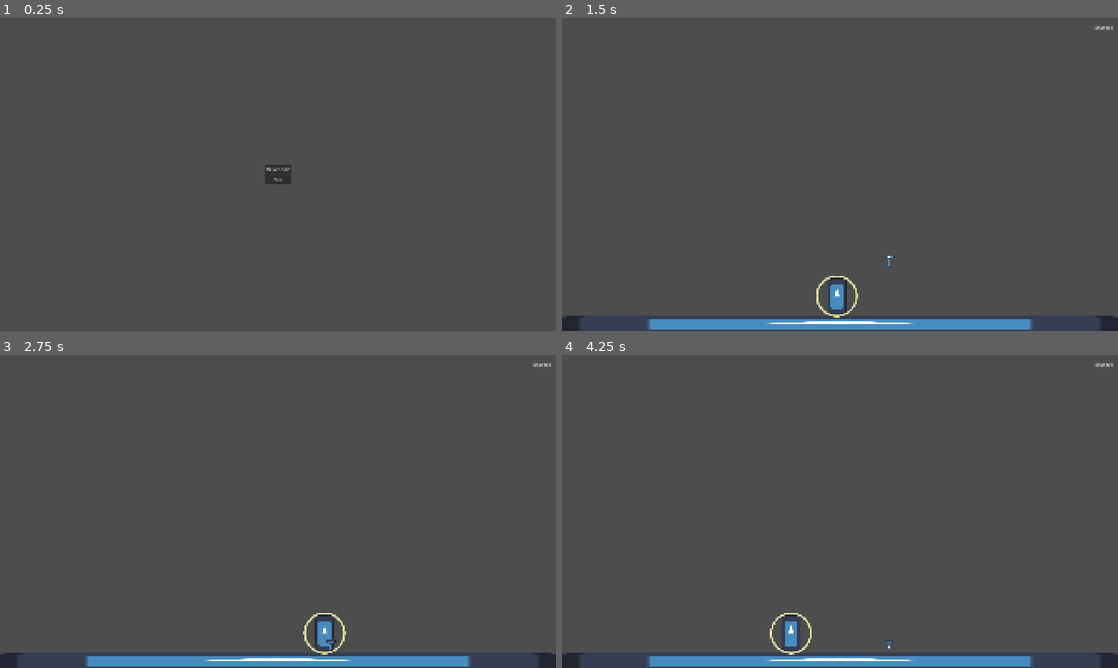
Above: before the commit, frames 1-4 (two rows, left to right).
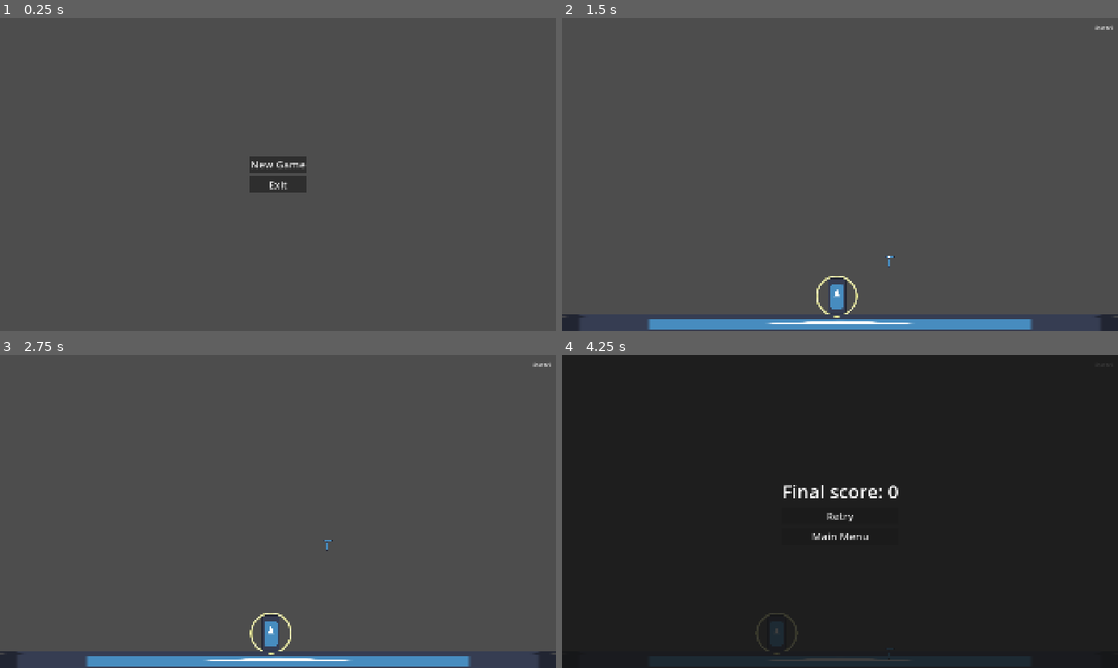
Above: after the commit, the same moments.

Repository: ozyr501/hammer-clown
Game: Godot game, scene res://scenes/main_menu/MainMenu.tscn
The game is run twice, just before and just after one commit, with the same random seed, the same clock (stepped at 60 frames per second) and the same inputs. The engine's default icon, where the game draws it, is replaced by a stand-in: a white triangle on a blue panel in a dark square.
Inputs (mouse positions are in pixels of both pictures, inside the frame that each line leads up to):
- Up to frame 1 (0.25 s): no input
- Up to frame 2 (1.5 s): click "New Game" at 0.5 s; tap Enter at 1.25 s; move the mouse to (867, 174) at 1.27 s; hold D (move_right) from 1.28 s (still down); click (867, 174) at 1.42 s
- Up to frame 3 (2.75 s): release D (move_right) at 2 s; click (278, 514) at 2 s, where only the run after the commit has a clickable "Retry"
- Up to frame 4 (4.25 s): tap R (reset) at 2.75 s; move the mouse to (812, 511) at 2.77 s; hold A (move_left) 2.78-3.53 s; click (812, 511) at 2.92 s; move the mouse to (851, 505) at 3.52 s; hold D (move_right) from 3.53 s (still down); click (851, 505) at 3.67 s

The runs differ from the first frame. In frame 1, 0.9% of the frame differs, in the area x 44-56%, y 44-56%; in frame 2, less than 0.1%; in frame 3, 0.9%; in frame 4, 100%, in the area x 0-100%, y 0-100%.

Commit message:
Small Tweeks
Add walls, death screen and other small tweaks

Diff:
--- /dev/null
+++ b/materials/MenuButtonMaterial.tres
@@ -0,0 +1,4 @@
+[gd_resource type="Theme" format=3 uid="uid://dhatq1k57h6e2"]
+
+[resource]
+default_font_size = 36
--- /dev/null
+++ b/materials/wall_material.tres
@@ -0,0 +1,4 @@
+[gd_resource type="PhysicsMaterial" format=3 uid="uid://cgxps2n8fgf76"]
+
+[resource]
+bounce = 0.8
--- a/scenes/level_1/Level1.tscn
+++ b/scenes/level_1/Level1.tscn
@@ -3,10 +3,18 @@
 [ext_resource type="Script" uid="uid://dbxlo7u5y7rr4" path="res://scenes/level_1/level_1.gd" id="1_0xxql"]
 [ext_resource type="Texture2D" uid="uid://b4jn3qm4a1yiq" path="res://icon.svg" id="1_a8rhv"]
 [ext_resource type="Script" uid="uid://ce50voeolrnc" path="res://scenes/level_1/main_character.gd" id="2_ff1sk"]
+[ext_resource type="PhysicsMaterial" uid="uid://cgxps2n8fgf76" path="res://materials/wall_material.tres" id="3_cpaln"]
 [ext_resource type="Script" uid="uid://dn5jpe5n8dpp5" path="res://scenes/level_1/juggleable_body.gd" id="3_juggleable"]
 [ext_resource type="Texture2D" uid="uid://t0ve1s2r08sd" path="res://halo.png" id="4_g8mao"]
+[ext_resource type="Theme" uid="uid://dhatq1k57h6e2" path="res://materials/MenuButtonMaterial.tres" id="7_pfovo"]
 
 [sub_resource type="WorldBoundaryShape2D" id="WorldBoundaryShape2D_0pk7q"]
+
+[sub_resource type="WorldBoundaryShape2D" id="WorldBoundaryShape2D_c6ncp"]
+normal = Vector2(1, 0)
+
+[sub_resource type="WorldBoundaryShape2D" id="WorldBoundaryShape2D_0lcih"]
+normal = Vector2(-1, 0)
 
 [sub_resource type="RectangleShape2D" id="RectangleShape2D_0pk7q"]
 size = Vector2(64, 128)
@@ -17,13 +25,13 @@
 [sub_resource type="WorldBoundaryShape2D" id="WorldBoundaryShape2D_xrb6a"]
 normal = Vector2(0, 1)
 
+[sub_resource type="WorldBoundaryShape2D" id="WorldBoundaryShape2D_pfovo"]
+
 [node name="Level1" type="Node2D" unique_id=1729192901]
 script = ExtResource("1_0xxql")
 
 [node name="Floor" type="StaticBody2D" parent="." unique_id=1235508004]
 position = Vector2(936, 1024)
-collision_layer = 3
-collision_mask = 3
 
 [node name="FloorColider" type="CollisionShape2D" parent="Floor" unique_id=1569185143]
 shape = SubResource("WorldBoundaryShape2D_0pk7q")
@@ -32,6 +40,23 @@
 position = Vector2(23.99992, 32)
 scale = Vector2(15, 0.47070304)
 texture = ExtResource("1_a8rhv")
+
+[node name="LeftWall" type="StaticBody2D" parent="." unique_id=1288827352]
+collision_layer = 3
+collision_mask = 3
+physics_material_override = ExtResource("3_cpaln")
+
+[node name="CollisionShape2D" type="CollisionShape2D" parent="LeftWall" unique_id=63262721]
+shape = SubResource("WorldBoundaryShape2D_c6ncp")
+
+[node name="RightWall" type="StaticBody2D" parent="." unique_id=233634442]
+position = Vector2(1920, 0)
+collision_layer = 3
+collision_mask = 3
+physics_material_override = ExtResource("3_cpaln")
+
+[node name="CollisionShape2D" type="CollisionShape2D" parent="RightWall" unique_id=1639231167]
+shape = SubResource("WorldBoundaryShape2D_0lcih")
 
 [node name="MainCharacter" type="CharacterBody2D" parent="." unique_id=1451177610]
 position = Vector2(936, 952)
@@ -87,9 +112,22 @@
 scale = Vector2(15, 0.031250004)
 texture = ExtResource("1_a8rhv")
 
-[node name="CanvasLayer" type="CanvasLayer" parent="." unique_id=872330944]
+[node name="LosingArea" type="Area2D" parent="." unique_id=514017580]
+position = Vector2(952, 1026)
+collision_layer = 2
+collision_mask = 2
 
-[node name="MarginContainer" type="MarginContainer" parent="CanvasLayer" unique_id=1351215836]
+[node name="CollisionShape2D" type="CollisionShape2D" parent="LosingArea" unique_id=1067567324]
+shape = SubResource("WorldBoundaryShape2D_pfovo")
+
+[node name="Sprite2D" type="Sprite2D" parent="LosingArea" unique_id=1849876194]
+position = Vector2(8.000023, -2)
+scale = Vector2(15, 0.031250004)
+texture = ExtResource("1_a8rhv")
+
+[node name="UI" type="CanvasLayer" parent="." unique_id=872330944]
+
+[node name="MarginContainer" type="MarginContainer" parent="UI" unique_id=1351215836]
 anchors_preset = 15
 anchor_right = 1.0
 anchor_bottom = 1.0
@@ -101,10 +139,58 @@
 theme_override_constants/margin_right = 20
 theme_override_constants/margin_bottom = 20
 
-[node name="Label" type="Label" parent="CanvasLayer/MarginContainer" unique_id=1600241787]
+[node name="ScoreLabel" type="Label" parent="UI/MarginContainer" unique_id=1600241787]
 layout_mode = 2
 size_flags_horizontal = 8
 size_flags_vertical = 0
 text = "Score: 0"
 
+[node name="GameOverScreen" type="CanvasLayer" parent="." unique_id=92492034]
+visible = false
+
+[node name="ColorRect" type="ColorRect" parent="GameOverScreen" unique_id=1745734401]
+anchors_preset = 15
+anchor_right = 1.0
+anchor_bottom = 1.0
+grow_horizontal = 2
+grow_vertical = 2
+color = Color(0.078431375, 0.078431375, 0.078431375, 0.81960785)
+
+[node name="MarginContainer" type="MarginContainer" parent="GameOverScreen" unique_id=549526114]
+anchors_preset = 15
+anchor_right = 1.0
+anchor_bottom = 1.0
+offset_right = 3.0
+grow_horizontal = 2
+grow_vertical = 2
+theme_override_constants/margin_left = 20
+theme_override_constants/margin_top = 20
+theme_override_constants/margin_right = 20
+theme_override_constants/margin_bottom = 20
+
+[node name="VBoxContainer" type="VBoxContainer" parent="GameOverScreen/MarginContainer" unique_id=852555294]
+layout_mode = 2
+size_flags_horizontal = 4
+size_flags_vertical = 4
+theme_override_constants/separation = 12
+
+[node name="FinalScoreLabel" type="Label" parent="GameOverScreen/MarginContainer/VBoxContainer" unique_id=1425757191]
+layout_mode = 2
+size_flags_horizontal = 4
+theme_override_font_sizes/font_size = 64
+text = "Final score: 0"
+
+[node name="Retry" type="Button" parent="GameOverScreen/MarginContainer/VBoxContainer" unique_id=1938425140]
+layout_mode = 2
+theme = ExtResource("7_pfovo")
+text = "Retry"
+
+[node name="Main Menu" type="Button" parent="GameOverScreen/MarginContainer/VBoxContainer" unique_id=811173135]
+layout_mode = 2
+theme = ExtResource("7_pfovo")
+text = "Main Menu"
+
 [connection signal="body_entered" from="ScoringArea" to="." method="_on_scoring_area_body_entered"]
+[connection signal="body_entered" from="LosingArea" to="." method="_on_losing_area_body_entered"]
+[connection signal="pressed" from="GameOverScreen/MarginContainer/VBoxContainer/Retry" to="." method="_on_retry_pressed"]
+[connection signal="pressed" from="GameOverScreen/MarginContainer/VBoxContainer/Main Menu" to="." method="_on_main_menu_pressed"]
--- a/scenes/level_1/level_1.gd
+++ b/scenes/level_1/level_1.gd
@@ -1,7 +1,12 @@
 extends Node2D
 
 @onready var scoring_area: Area2D = $ScoringArea
-@onready var label: Label = $CanvasLayer/MarginContainer/Label
+@onready var label: Label = $UI/MarginContainer/ScoreLabel
+
+@onready var game_over_screen: CanvasLayer = $GameOverScreen
+@onready var final_score_label: Label = $GameOverScreen/MarginContainer/VBoxContainer/FinalScoreLabel
+
+@onready var main_character: CharacterBody2D = $MainCharacter
 
 var score : int = 0
 
@@ -18,6 +23,7 @@
 
 func _exit_tree() -> void:
 	Input.mouse_mode = Input.MOUSE_MODE_VISIBLE
+	PhysicsServer2D.set_active(true)
 
 
 
@@ -26,8 +32,19 @@
 		score += 1
 		label.text = "Score: " + str(score)
 
-func _on_loosing_area_body_entered(body: Node2D) -> void:
-	pass
+func _on_losing_area_body_entered(body: Node2D) -> void:
+	PhysicsServer2D.set_active(false)
+	main_character.process_mode = Node.PROCESS_MODE_DISABLED
 
-func _on_losing_area_body_entered(body: Node2D) -> void:
-	pass # Replace with function body.
+	final_score_label.text = "Final score: " + str(score)
+	Input.mouse_mode = Input.MOUSE_MODE_VISIBLE
+	game_over_screen.visible = true
+
+
+func _on_retry_pressed() -> void:
+	PhysicsServer2D.set_active(true)
+	get_tree().reload_current_scene()
+
+func _on_main_menu_pressed() -> void:
+	PhysicsServer2D.set_active(true)
+	get_tree().change_scene_to_file("res://scenes/main_menu/MainMenu.tscn")
--- a/scenes/level_1/main_character.gd
+++ b/scenes/level_1/main_character.gd
@@ -5,6 +5,8 @@
 const CHARACTER_PASSIVE_DECELERATION = 1000.0
 
 const THROW_STRENGTH = 0.2
+const MAX_THROW_VELOCITY = 1500.0
+const OVERREACH_MARGIN = 10.0
 
 @onready var grab_area: Area2D = $Area2D
 @onready var grab_area_shape: CollisionShape2D = $Area2D/CollisionShape2D
@@ -66,7 +68,7 @@
 	var arm_length = grab_area_shape.shape.radius
 
 	mouse_velocity = mouse_motion / delta
-	held_offset = (held_offset + mouse_motion * THROW_STRENGTH).limit_length(arm_length)
+	held_offset = (held_offset + mouse_motion * THROW_STRENGTH).limit_length(arm_length + OVERREACH_MARGIN)
 	mouse_motion = Vector2.ZERO
 
 	if not is_instance_valid(held_body):
@@ -76,5 +78,6 @@
 	held_body.set_hold_position(global_position + held_offset)
 
 	if not Input.is_mouse_button_pressed(MOUSE_BUTTON_LEFT):
-		held_body.release(mouse_velocity * THROW_STRENGTH)
+		held_body.release((mouse_velocity * THROW_STRENGTH).limit_length(MAX_THROW_VELOCITY))
+		print("thrown with velocity: ", mouse_velocity * THROW_STRENGTH)
 		held_body = null
--- a/scenes/main_menu/MainMenu.tscn
+++ b/scenes/main_menu/MainMenu.tscn
@@ -1,6 +1,7 @@
 [gd_scene format=3 uid="uid://b6bdt6oxi6j2x"]
 
 [ext_resource type="Script" uid="uid://dmqqjmeuw2pag" path="res://scenes/main_menu/new_game.gd" id="1_axelx"]
+[ext_resource type="Theme" uid="uid://dhatq1k57h6e2" path="res://materials/MenuButtonMaterial.tres" id="1_xr86y"]
 [ext_resource type="Script" uid="uid://bfqvpkcbd2xqa" path="res://scenes/main_menu/exit.gd" id="2_xr86y"]
 
 [node name="MainMenu" type="Control" unique_id=1911957424]
@@ -24,14 +25,17 @@
 offset_bottom = 20.0
 grow_horizontal = 2
 grow_vertical = 2
+theme_override_constants/separation = 12
 
 [node name="New Game" type="Button" parent="Buttons" unique_id=1839945189]
 layout_mode = 2
+theme = ExtResource("1_xr86y")
 text = "New Game"
 script = ExtResource("1_axelx")
 
 [node name="Exit" type="Button" parent="Buttons" unique_id=1333263428]
 layout_mode = 2
+theme = ExtResource("1_xr86y")
 text = "Exit"
 script = ExtResource("2_xr86y")
 
